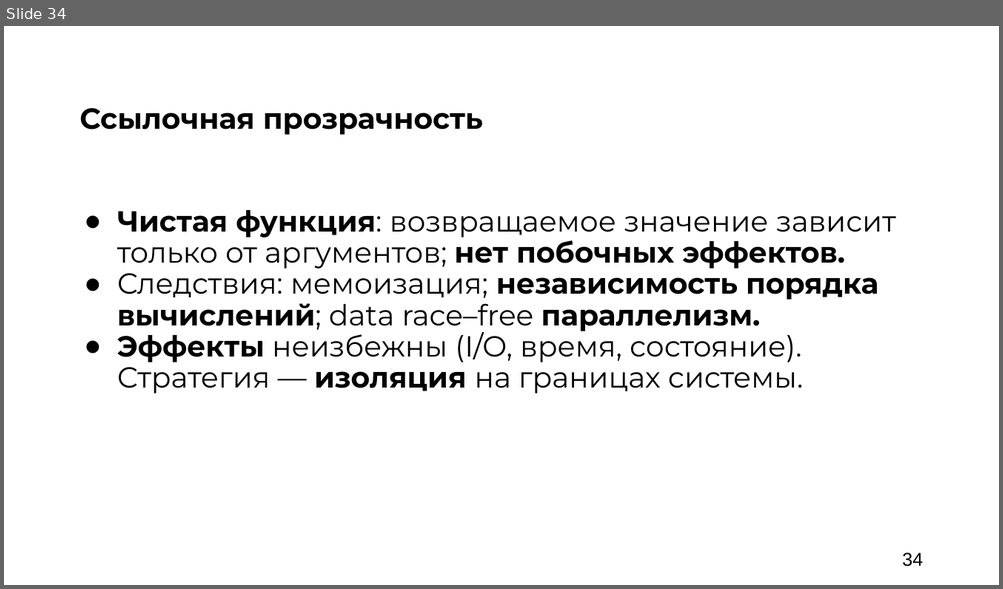
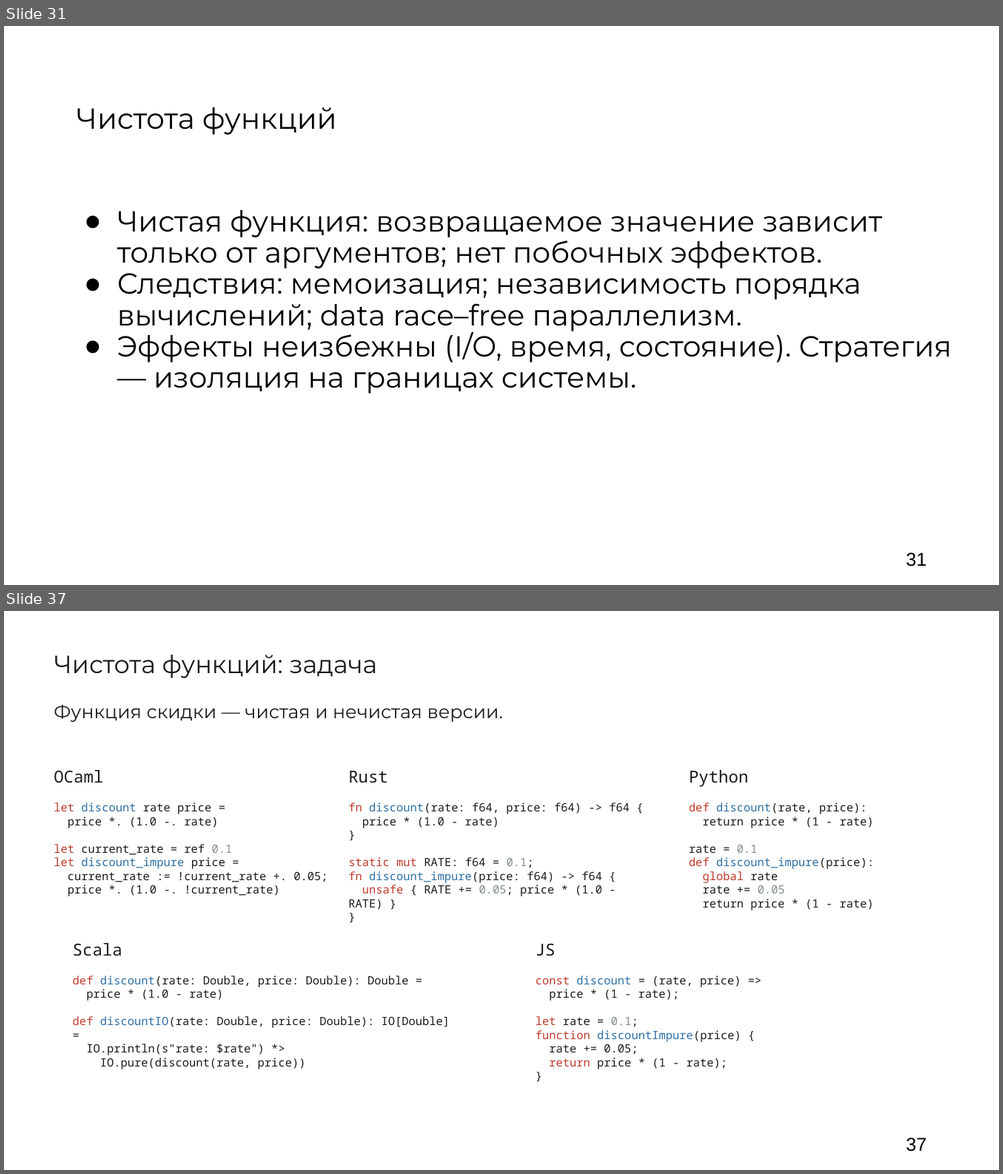
Before and after one commit to argent-smith/presentations, a slide deck: FP_Talk_2026/nastachku/presentation.pptx. Shown one above the other, each under a label of ours: slide 34 before the commit, slides 31 and 37 after it; the slides between them are not shown. The pictures are 1003x589 and 1003x1174 pixels, drawn with LibreOffice and Linux fonts; fonts in the diff are those of the drawing; background and template pictures are left out. Boxes give left, top, right and bottom in pixels: in the first picture for what was removed or moved away, otherwise in the second. Text is boxed around its words. In the diff, an @@ line names an element or a change of style, - is before the commit and + after.

```diff
--- a/FP_Talk_2026/nastachku/presentation.pptx
+++ b/FP_Talk_2026/nastachku/presentation.pptx
@@ slide 37 added at <box>4,611,999,1170</box>, background #FFFFFF @@
@@ text added at <box>54,655,378,678</box>, 24 pt, text #1A1A1A @@
+Чистота функций: задача
@@ text added at <box>54,704,503,722</box>, 18 pt, text #1A1A1A @@
+Функция скидки — чистая и нечистая версии.
@@ text added at <box>54,770,103,783</box>, 16 pt, text #1A1A1A @@
+OCaml
@@ text added at <box>348,771,388,783</box>, 16 pt, text #1A1A1A @@
+Rust
@@ text added at <box>688,770,748,787</box>, 16 pt, text #1A1A1A @@
+Python
@@ text added at <box>54,803,327,897</box>, 11 pt, text #1A1A1A @@
+let discount rate price =
+price *. (1.0 -. rate)
+let current_rate = ref 0.1
+let discount_impure price =
+current_rate := !current_rate +. 0.05;
+price *. (1.0 -. !current_rate)
@@ text added at <box>348,803,629,910</box>, 11 pt, text #1A1A1A @@
+fn discount(rate: f64, price: f64) -> f64 {
+price * (1.0 - rate)
+}
+static mut RATE: f64 = 0.1;
+fn discount_impure(price: f64) -> f64 {
+unsafe { RATE += 0.05; price * (1.0 - RATE) }
+}
@@ text added at <box>688,803,874,911</box>, 11 pt, text #1A1A1A @@
+def discount(rate, price):
+return price * (1 - rate)
+rate = 0.1
+def discount_impure(price):
+global rate
+rate += 0.05
+return price * (1 - rate)
@@ text added at <box>73,943,122,957</box>, 16 pt, text #1A1A1A @@
+Scala
@@ text added at <box>535,943,555,957</box>, 16 pt, text #1A1A1A @@
+JS
@@ text added at <box>73,976,450,1070</box>, 11 pt, text #1A1A1A @@
+def discount(rate: Double, price: Double): Double =
+price * (1.0 - rate)
+def discountIO(rate: Double, price: Double): IO[Double] =
+IO.println(s"rate: $rate") *>
+IO.pure(discount(rate, price))
@@ text added at <box>535,976,741,1070</box>, 11 pt, text #1A1A1A @@
+const discount = (rate, price) =>
+price * (1 - rate);
+let rate = 0.1;
+function discountImpure(price) {
+rate += 0.05;
+return price * (1 - rate);
+}
@@ page number added at <box>905,1138,926,1152</box>, 18 pt, text #000000 @@
+37
@@ what was slide 34 is now slide 31 @@
@@ slide 31 changed as well @@
@@ text at <box>76,107,337,135</box>: text changed; bold off @@
-Ссылочная прозрачность
+Чистота функций
@@ text "Чистая функция: возвращаемое значение зависит ..." at <box>117,210,952,394</box>: bold off in "Чистая функция: нет побочных эффектов.", "независимость порядка вычислений; параллелизм.", "Эффекты изоляция" @@
@@ page number removed at <box>902,553,922,567</box> @@
-34
@@ page number added at <box>905,553,926,567</box>, 18 pt, text #000000 @@
+31
```
Also in this commit, not shown: 16 other slides changed, 41 other slides added, 34 slides removed, 13 other files.
